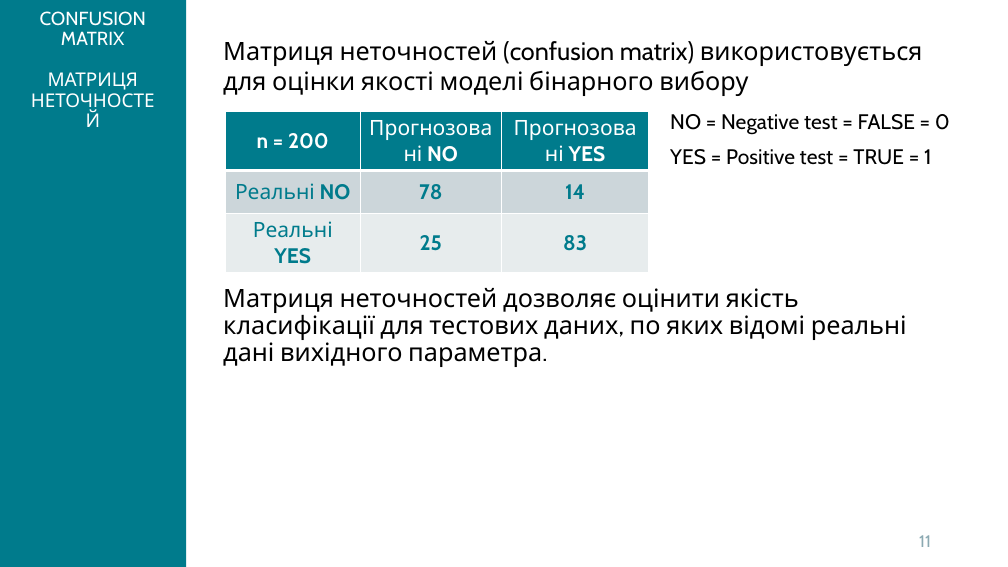
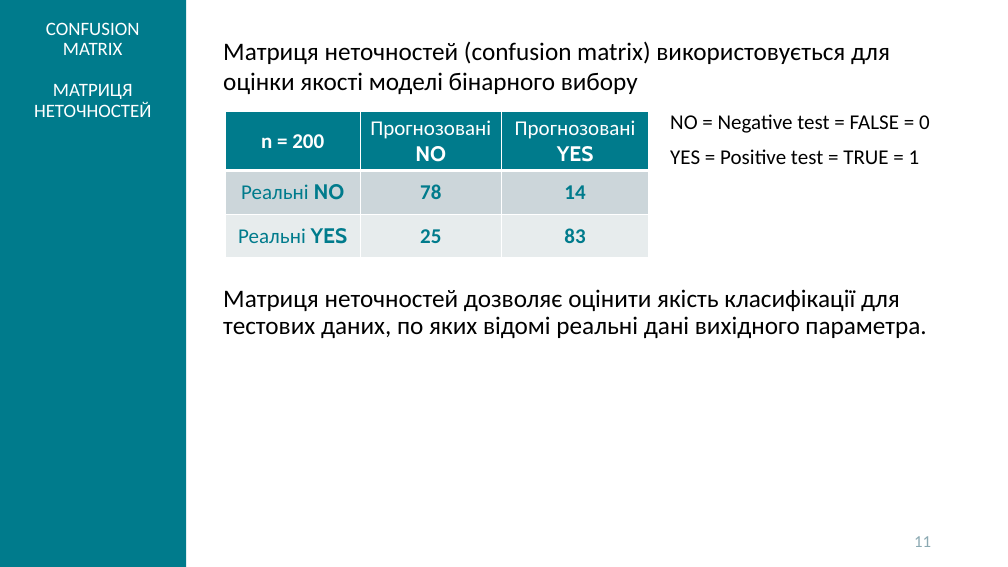
Before and after one commit to kleban/r-course-eng, a slide deck: slide 11 of pptx/052_Logistic_regression.pptx. Drawn at 1008x567 pixels with LibreOffice and Linux fonts; fonts in the diff are those of the drawing; background and template pictures are left out. Boxes give left, top, right and bottom in pixels: in the first picture for what was removed or moved away, otherwise in the second. Text is boxed around its words. In the diff, an @@ line names an element or a change of style, - is before the commit and + after.

```diff
--- a/pptx/052_Logistic_regression.pptx
+++ b/pptx/052_Logistic_regression.pptx
@@ table at (x1=225, y1=112, x2=649, y2=257) @@
@@ font Cabin to Calibri in "n = 200", "Прогнозовані", "Прогнозовані", "Реальні" and 5 more places @@
@@ font Cabin to Calibri in 5 elements at (x1=914, y1=536, x2=931, y2=547), (x1=223, y1=41, x2=890, y2=94), (x1=34, y1=22, x2=151, y2=117), (x1=223, y1=289, x2=926, y2=338), (x1=670, y1=114, x2=930, y2=164) @@
```
Also in this commit, not shown: 19 other slides changed, 3 other files.
